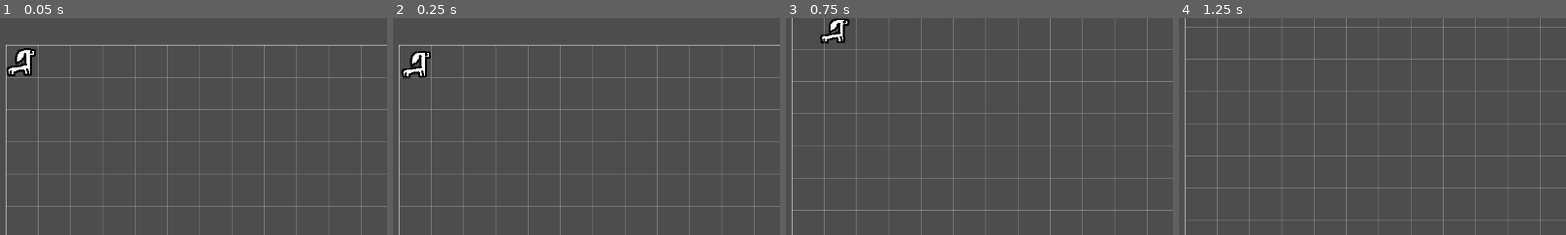
Above: before the commit, frames 1-4 (left to right).
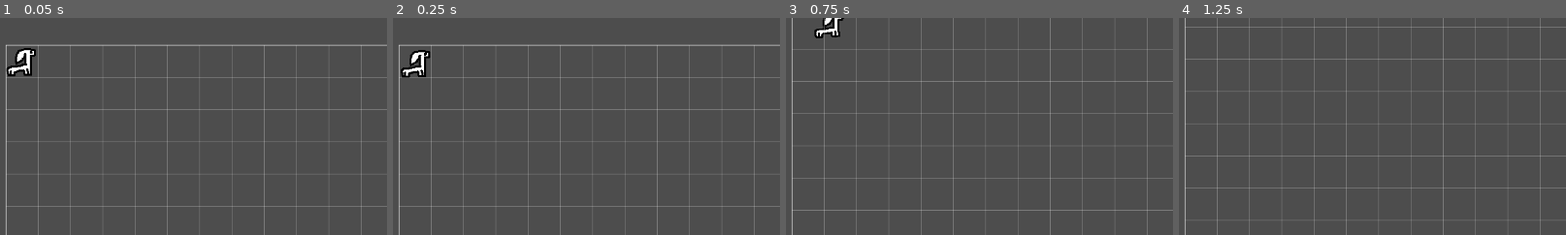
Above: after the commit, the same moments.

Repository: Blueflowerss/vpet-tempname
Game: Godot game, scene res://root.tscn
Two runs of this game, one before a commit and one after it. Both use one fixed random seed, a clock stepped at 60 frames per second and the inputs below.
Inputs (mouse positions are % of the whole screen's width and height, from its top left):
- Up to frame 1 (0.05 s): no input
- Up to frame 2 (0.25 s): no input
- Up to frame 3 (0.75 s): move the mouse to (72, 45) at 0.52 s; hold S (pan_camera_down) from 0.53 s (still down); click (72, 45) at 0.67 s
- Up to frame 4 (1.25 s): keep holding S (pan_camera_down)
The pictures show only the part of the screen within x 6-56%, y 0-50%; the shares and areas given below are measured in that part.

Frame 1 is identical in both runs. In frame 2, 0.3% of the frame differs, in the area x 2-10%, y 14-28%; in frame 3, 0.7%, in the area x 7-17%, y 0-12%; in frame 4, nothing differs.

Commit message:
change critter move speed

Diff:
--- a/critter.gd
+++ b/critter.gd
@@ -16,7 +16,7 @@
 }
 var act_lengths : Dictionary[ACT,float] = {
 	ACT.IDLE: 1.0,
-	ACT.MOVE: 0.1,
+	ACT.MOVE: 0.15,
 	ACT.FUN: 0.1
 }
 signal has_moved;
